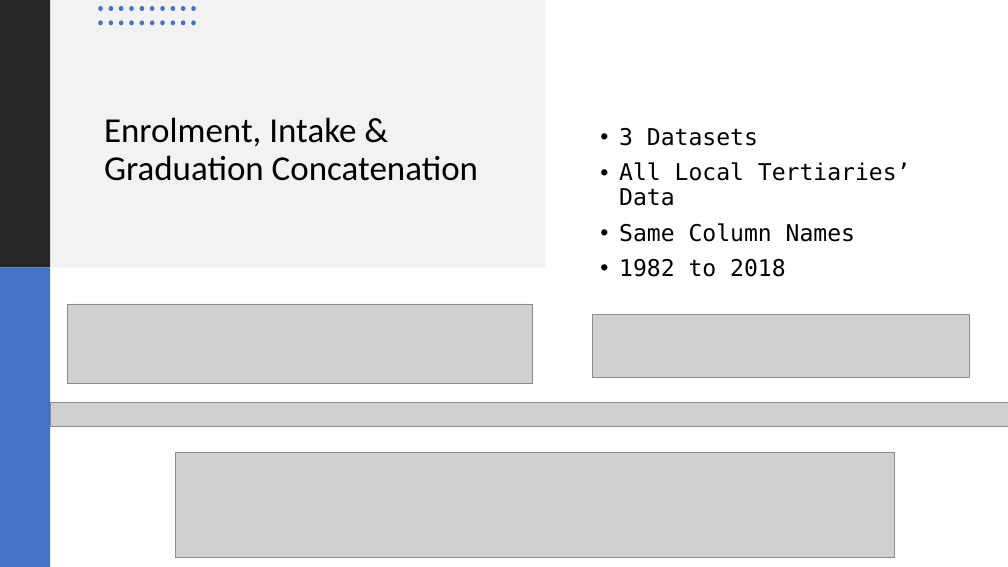
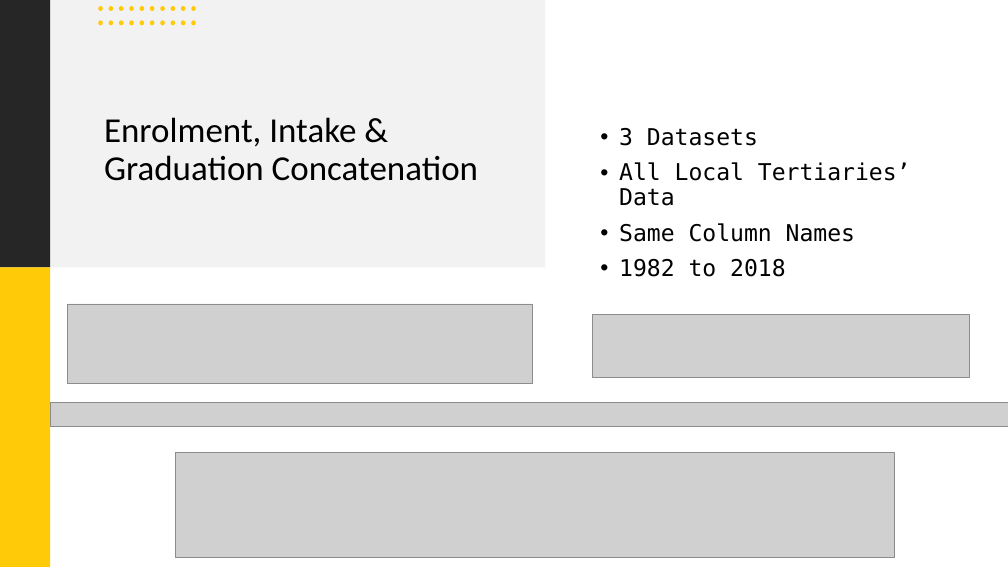
Before and after one commit to jurgen-tan-git/PDS-Assignments, a slide deck: slide 8 of Assignment 2/JurgenTan_CA2.pptx (slide 5 before the commit). Drawn at 1008x567 pixels with LibreOffice and Linux fonts; fonts in the diff are those of the drawing; grey boxes stand for pictures. Boxes give left, top, right and bottom in pixels: in the first picture for what was removed or moved away, otherwise in the second. Text is boxed around its words. In the diff, an @@ line names an element or a change of style, - is before the commit and + after.

```diff
--- a/Assignment 2/JurgenTan_CA2.pptx
+++ b/Assignment 2/JurgenTan_CA2.pptx
@@ fill #4472C4 to #FFCA08 in 21 elements at <box>140,6,144,11</box>, <box>140,20,144,25</box>, <box>129,6,134,11</box>, <box>129,20,134,25</box>, <box>119,6,123,11</box>, <box>119,20,123,25</box>, <box>109,6,113,11</box>, <box>109,20,113,25</box>, <box>98,6,103,11</box>, <box>98,20,103,25</box>, <box>191,6,196,11</box>, <box>191,20,196,25</box>, <box>181,6,185,11</box>, <box>181,20,185,25</box>, <box>171,6,175,11</box>, <box>171,20,175,25</box>, <box>160,6,165,11</box>, <box>160,20,165,25</box>, <box>150,6,154,11</box>, <box>150,20,154,25</box>, <box>0,268,50,567</box> @@
```
Also in this commit, not shown: 13 other slides changed, 1 slide added, 1 slide removed, 32 other files.
